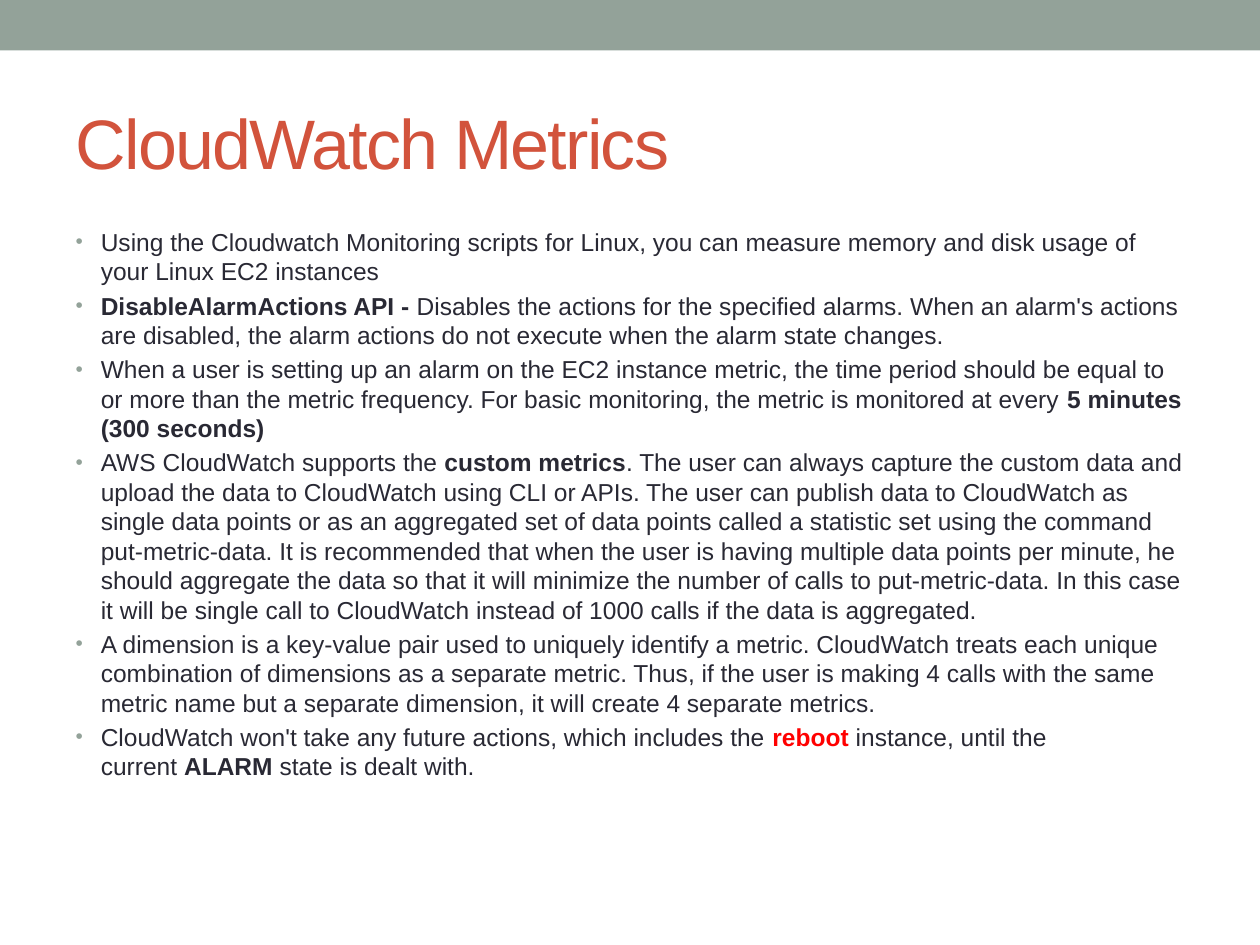
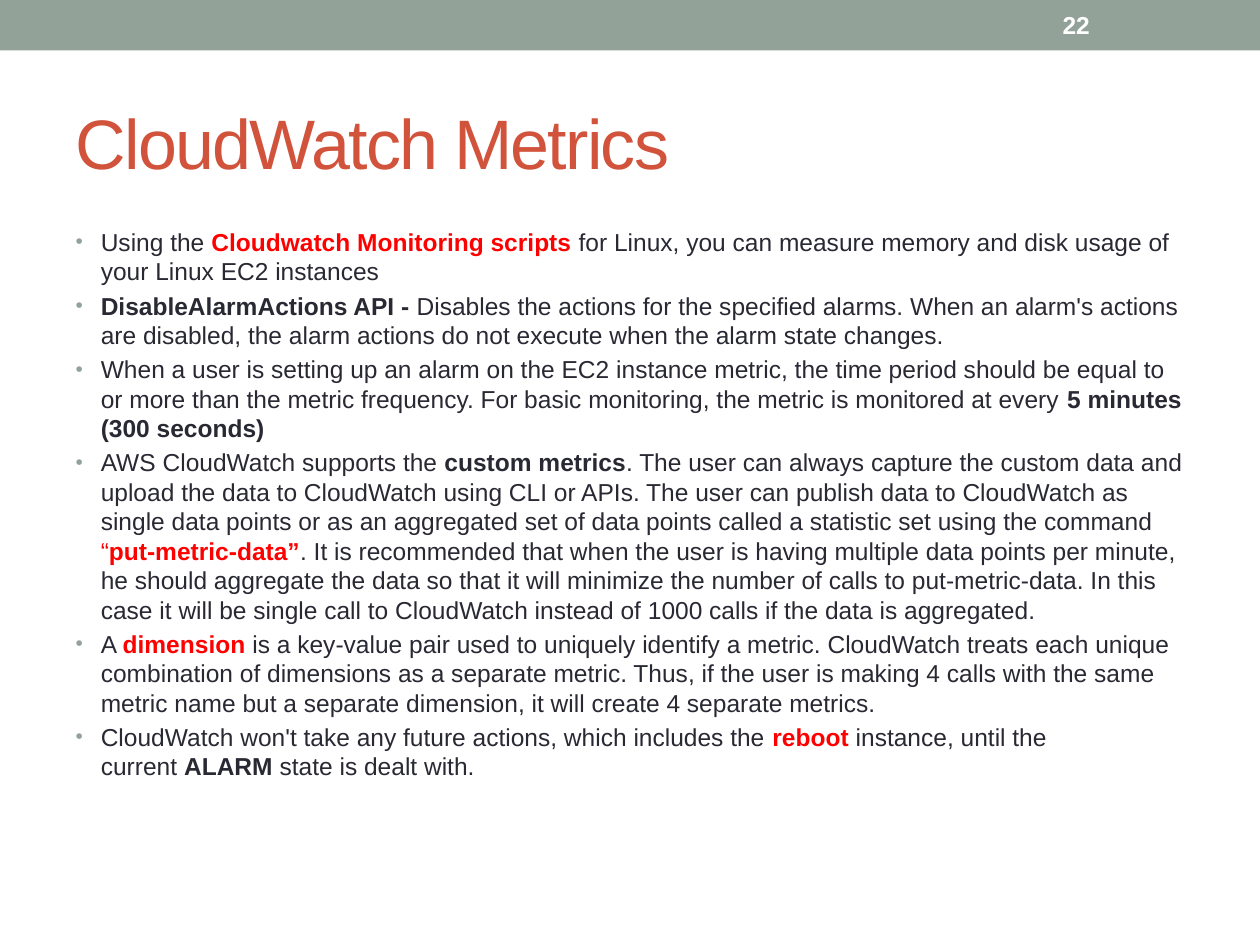
Before and after one commit to notionquest/ProjectDocumentation, a slide deck: slide 22 of AWS_Solution_Architect.pptx (slide 21 before the commit). Drawn at 1260x945 pixels with LibreOffice and Linux fonts; fonts in the diff are those of the drawing. Boxes give left, top, right and bottom in pixels: in the first picture for what was removed or moved away, otherwise in the second. Text is boxed around its words. In the diff, an @@ line names an element or a change of style, - is before the commit and + after.

```diff
--- a/AWS_Solution_Architect.pptx
+++ b/AWS_Solution_Architect.pptx
@@ page number added at (1063, 17, 1090, 34), 14 pt, text #FFFFFF, bold @@
+22
@@ text at (101, 233, 1169, 717): text colour #292934 to #FF0000, bold on in "Cloudwatch Monitoring scripts", "dimension" @@
@@ text at (101, 453, 1182, 624): text changed @@
-• AWS CloudWatch supports the custom metrics. The user can always capture the custom data and upload the data to CloudWatch using CLI or APIs. The user can publish data to CloudWatch as single data points or as an aggregated set of data points called a statistic set using the command put-metric-data. It is recommended that when the user is having multiple data points per minute, he should aggregate the data so that it will minimize the number of calls to put-metric-data. In this case it will be single call to CloudWatch instead of 1000 calls if the data is aggregated.
+• AWS CloudWatch supports the custom metrics. The user can always capture the custom data and upload the data to CloudWatch using CLI or APIs. The user can publish data to CloudWatch as single data points or as an aggregated set of data points called a statistic set using the command “put-metric-data”. It is recommended that when the user is having multiple data points per minute, he should aggregate the data so that it will minimize the number of calls to put-metric-data. In this case it will be single call to CloudWatch instead of 1000 calls if the data is aggregated.
```
Also in this commit, not shown: 106 other slides changed, 4 slides added, 1 slide removed.
